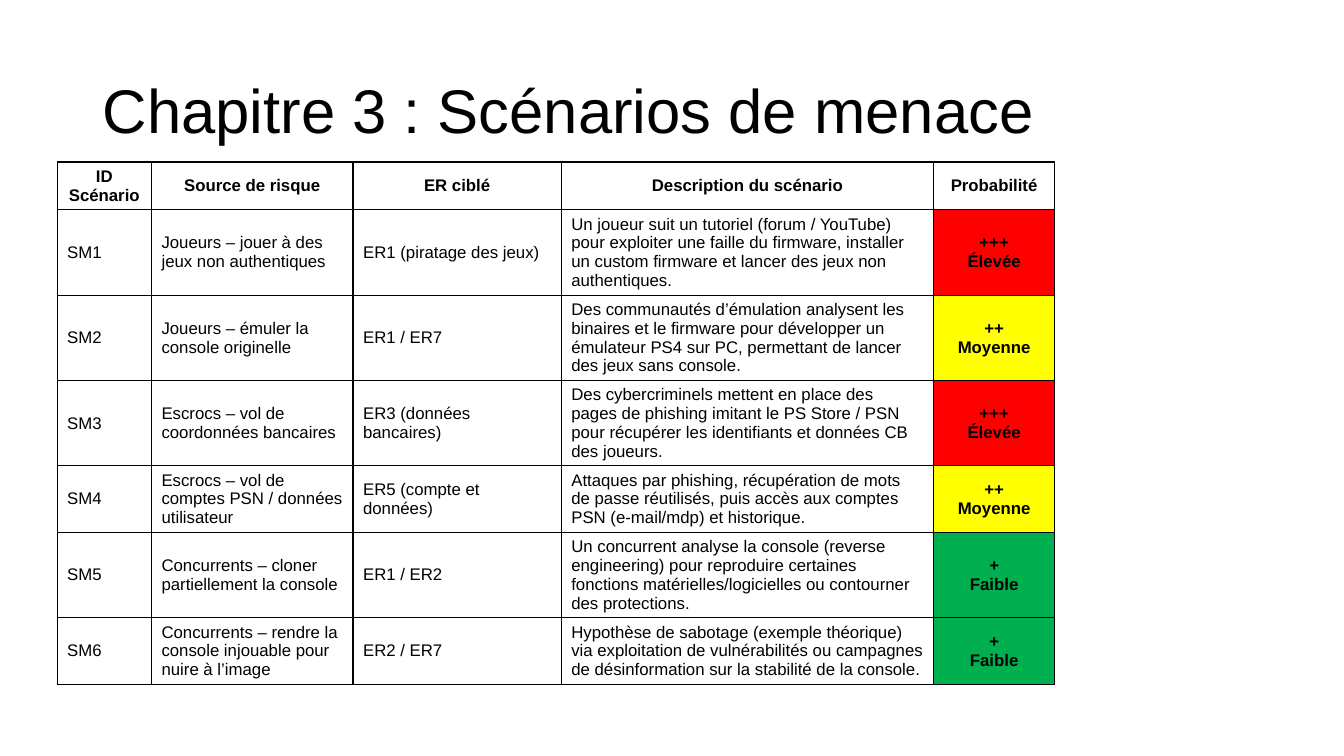
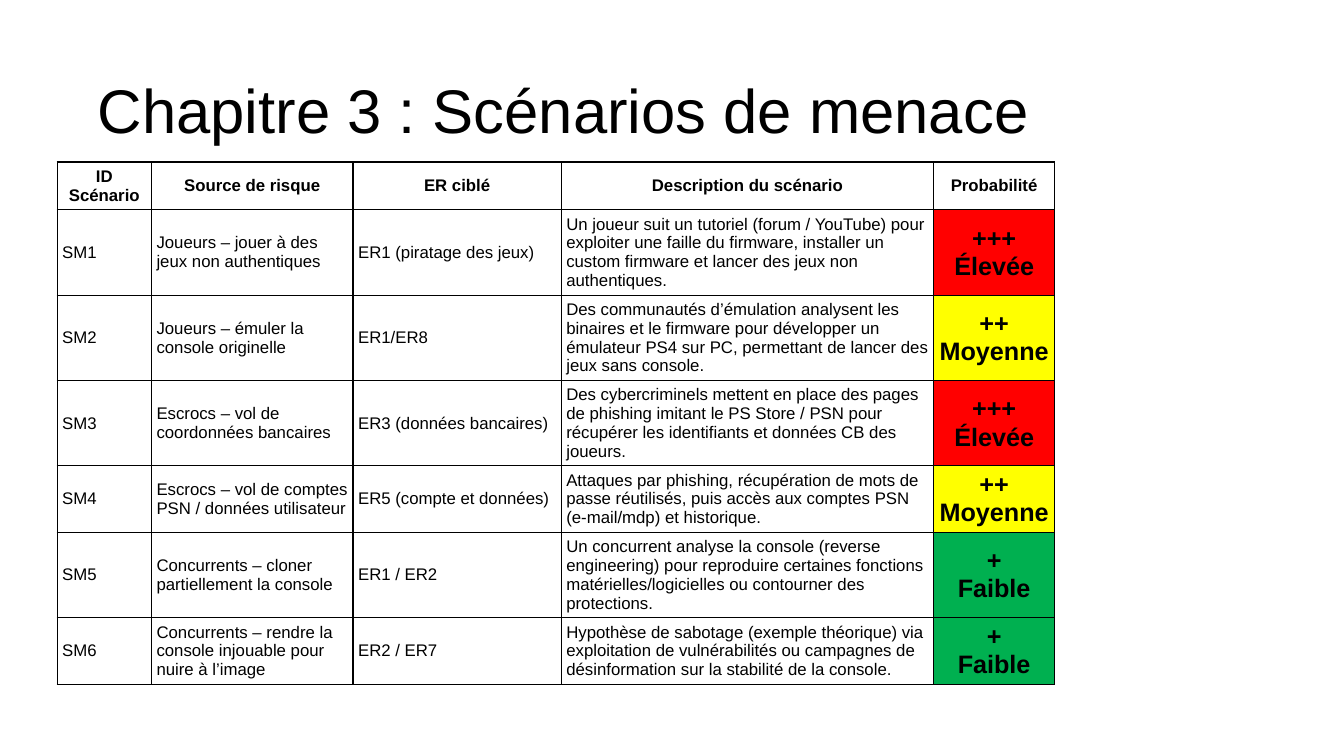
Before and after one commit to theox33/Securite_SE, a slide deck: slide 6 of Exercice PS4/Atelier 1/Diaporama.pptx. Drawn at 1344x756 pixels with LibreOffice and Linux fonts; fonts in the diff are those of the drawing. Boxes give left, top, right and bottom in pixels: in the first picture for what was removed or moved away, otherwise in the second. Text is boxed around its words. In the diff, an @@ line names an element or a change of style, - is before the commit and + after.

```diff
--- a/Exercice PS4/Atelier 1/Diaporama.pptx
+++ b/Exercice PS4/Atelier 1/Diaporama.pptx
@@ title "Chapitre 3 : Scénarios de ...": place and size @@
-title "Chapitre 3 : Scénarios de ..." at [103, 87, 1033, 145]
+title "Chapitre 3 : Scénarios de ..." at [98, 87, 1028, 145]
@@ table at [57, 162, 1057, 683] @@
-row 3, column 3: ER1 / ER7
+row 3, column 3: ER1/ER8
@@ size 12 to 18 pt in "+++", "Élevée", "++", "Moyenne" and 8 more places @@
```
Also in this commit, not shown: 8 other slides changed, 1 slide added, 1 slide removed.
